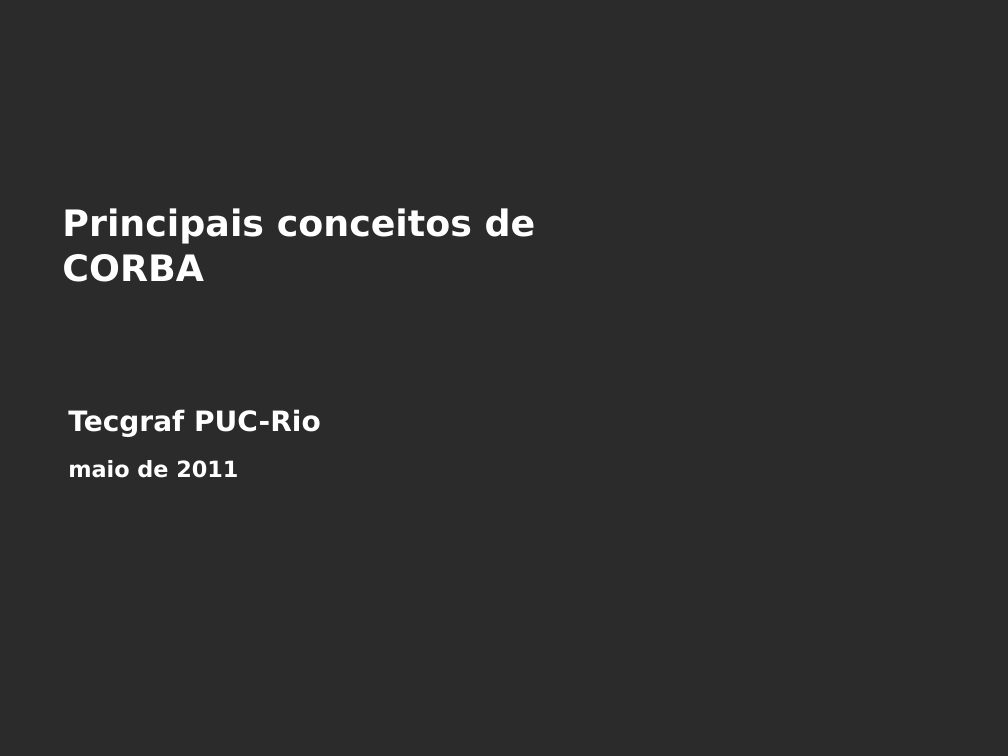
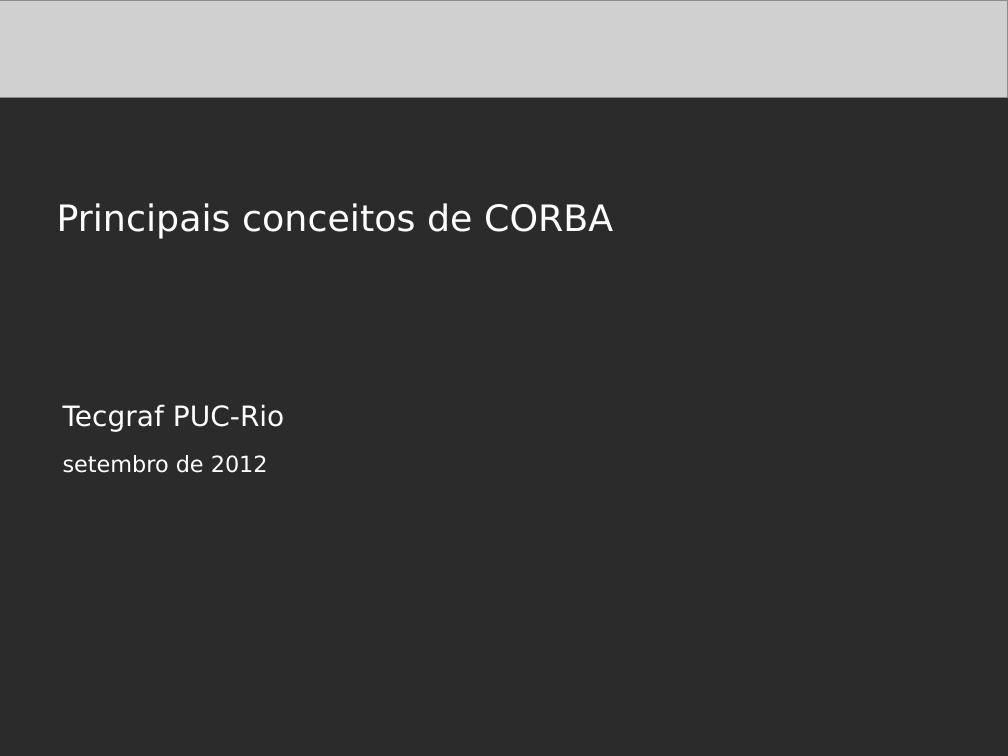
Before and after one commit to amadeubarbosa/openbus-core, a slide deck: slide 1 of docs/cursos/developer/3.CORBA.ppt. Drawn at 1008x756 pixels with LibreOffice and Linux fonts; fonts in the diff are those of the drawing; grey boxes stand for pictures; background and template pictures are left out; a plain dark background stands for a picture behind light text. Boxes give left, top, right and bottom in pixels: in the first picture for what was removed or moved away, otherwise in the second. Text is boxed around its words. In the diff, an @@ line names an element or a change of style, - is before the commit and + after.

```diff
--- a/docs/cursos/developer/3.CORBA.ppt
+++ b/docs/cursos/developer/3.CORBA.ppt
@@ picture added at (0,0,1008,98) @@
@@ text "Principais conceitos de CORBA" at (57,203,613,239): bold off; indent changed @@
@@ text "Tecgraf PUC-Rio" at (63,404,284,432): bold off; indent changed @@
@@ text at (63,455,268,473): text changed; bold off @@
-maio de 2011
+setembro de 2012
```
Also in this commit, not shown: 26 other slides changed.
